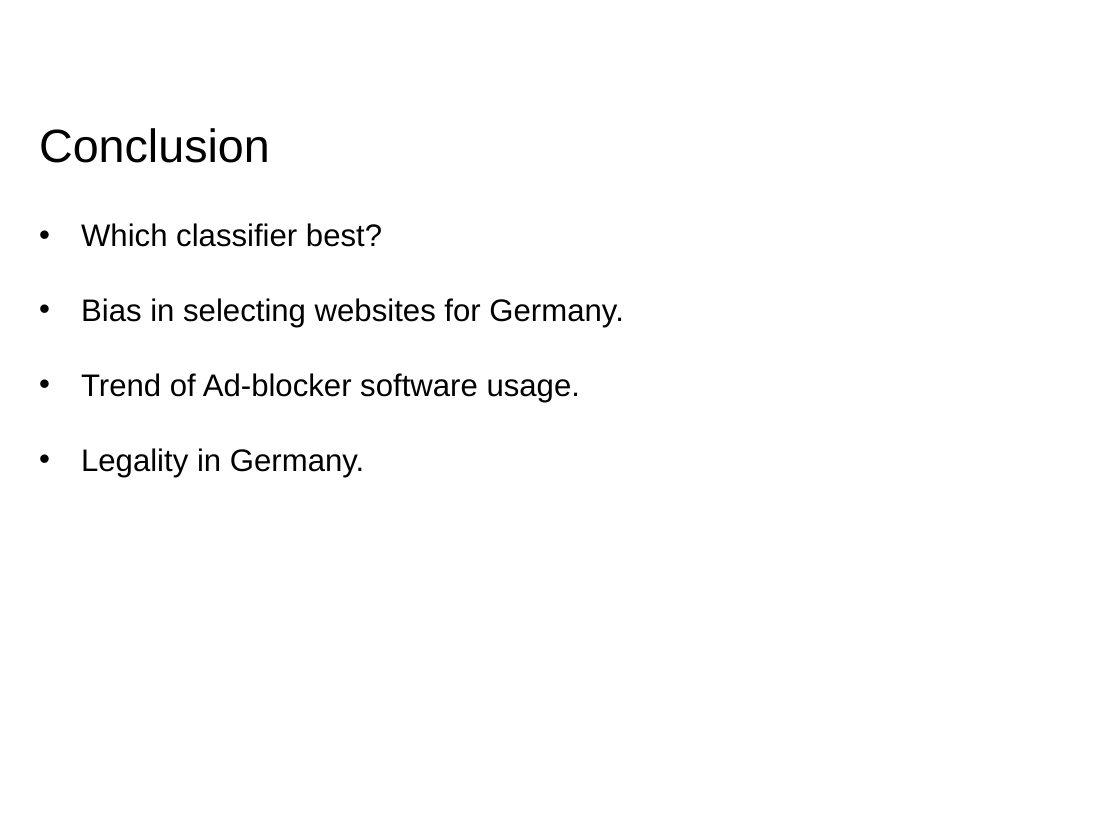
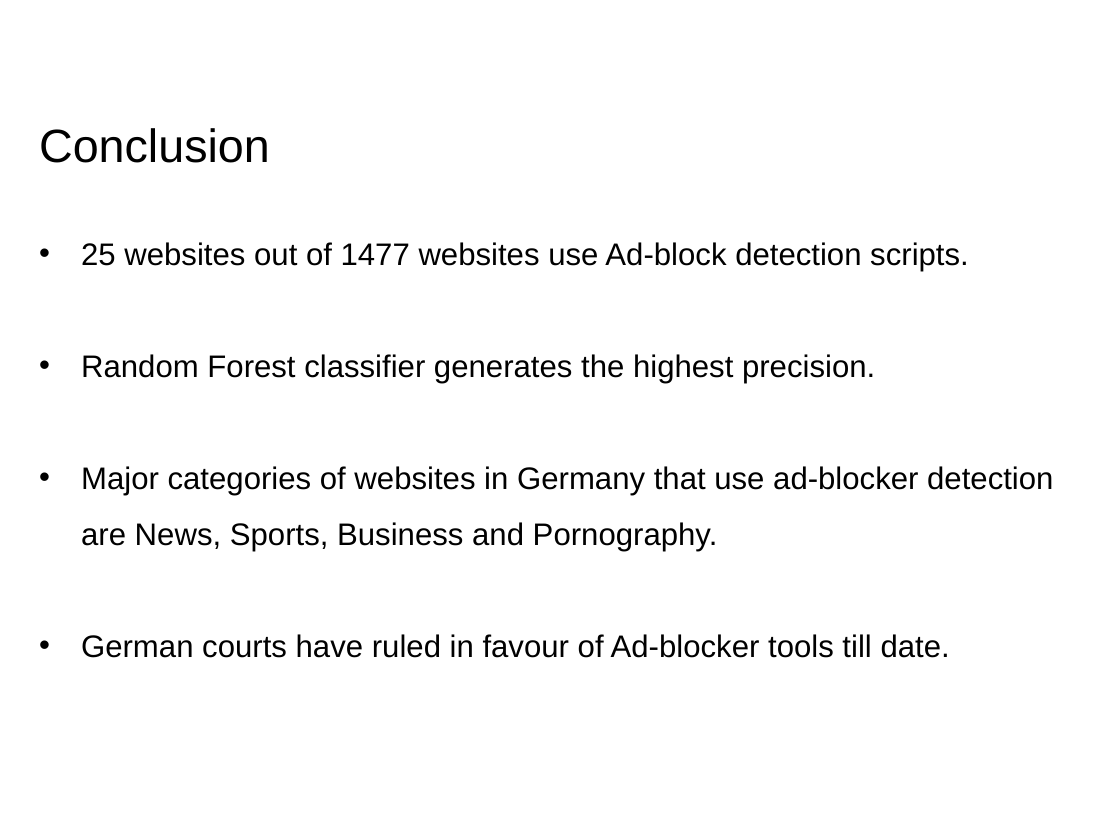
Before and after one commit to RohitPanda/seminar-blocking-adblockers, a slide deck: slide 27 of ppt/Seminar - Rohit & Rohit.pptx. Drawn at 1120x840 pixels with LibreOffice and Linux fonts; fonts in the diff are those of the drawing; background and template pictures are left out. Boxes give left, top, right and bottom in pixels: in the first picture for what was removed or moved away, otherwise in the second. Text is boxed around its words. In the diff, an @@ line names an element or a change of style, - is before the commit and + after.

```diff
--- a/ppt/Seminar - Rohit & Rohit.pptx
+++ b/ppt/Seminar - Rohit & Rohit.pptx
@@ text at [81, 242, 1053, 658]: text changed @@
-• Which classifier best?
-• Bias in selecting websites for Germany.
-• Trend of Ad-blocker software usage.
-• Legality in Germany.
+• 25 websites out of 1477 websites use Ad-block detection scripts.
+• Random Forest classifier generates the highest precision.
+• Major categories of websites in Germany that use ad-blocker detection are News, Sports, Business and Pornography.
+• German courts have ruled in favour of Ad-blocker tools till date.
```
Also in this commit, not shown: 9 other slides changed, 2 slides added, 1 slide removed, 2 other files.
